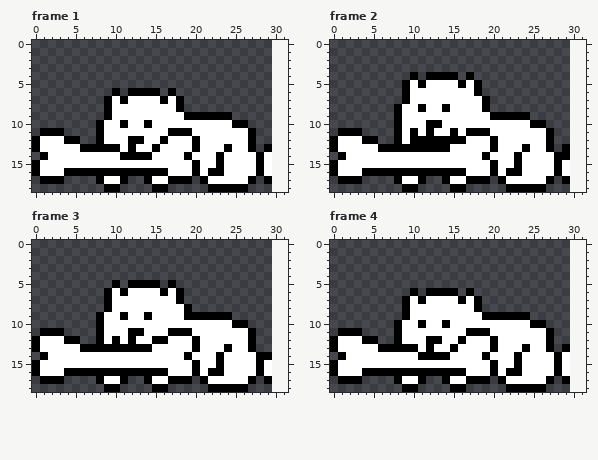
Two versions of one animated GIF sprite, emote/tobybone.gif. Above: the version before the commit.
The file is 62x62 pixels, drawn in blocks of 2x2; one block is one cell here. Shown: frame 1, frame 2, frame 3, frame 4. The old version is drawn lined up with the new one, on the new canvas. The commit also changed other frames, which this record leaves out.
The same view after the edit:
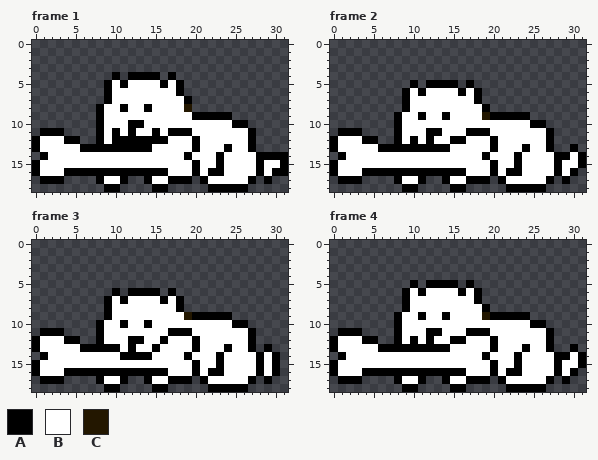
Palette (. is transparent): A #000000  B #ffffff  C #231700
The exact change:
canvas 31x31 -> 32x19, the old top-left corner now at -1,-12 (the part of the old canvas that was cut away was empty and is not shown)
Frame 1:
There is now colour A in row 4 at x 10, 12 to 15 and 17; in row 5 at x 9, 11, 16 and 18; in row 6 at x 9 and 18; in row 7 at x 19; in rows 8 to 9 at x 8; in row 14 at x 30 to 31.
There is now colour A in row 15 at x 31; in row 16 at x 30 to 31.
The edit turns colour B into colour A in row 8 at x 11 and 14; in row 10 at x 12 to 13; in row 11 at x 10, 12 and 15; in row 12 at x 10 to 11 and 14 to 15; in row 13 at x 11 and 13 to 14; in row 14 at x 29.
There is now colour B in row 5 at x 10, 12 to 15 and 17; in row 6 at x 11 and 16; in row 15 at x 30.
The edit turns colour A into colour B in row 6 at x 10, 12 to 15 and 17; in row 7 at x 11, 16 and 18; in row 8 at x 9 and 18; in row 9 at x 9 and 19; in row 10 at x 11 and 14; in row 13 at x 15.
The edit turns colour A into colour B in row 14 at x 11 to 14.
There is now colour C in row 8 at x 19.
The edit erases colour A in row 13 at x 29.
Frame 2:
There is now colour A in row 13 at x 30; in rows 14 to 15 at x 31; in row 16 at x 30.
The edit turns colour B into colour A in row 5 at x 10, 12 to 15 and 17; in row 6 at x 11 and 16; in row 7 at x 18; in row 8 at x 9; in row 9 at x 11 and 14; in row 11 at x 13.
There is now colour B in rows 14 to 15 at x 30.
The edit turns colour A into colour B in row 8 at x 11 and 14; in row 10 at x 12 to 13; in row 11 at x 10 and 15; in row 12 at x 11 and 13 to 14.
The edit turns colour B into colour C in row 9 at x 19.
The edit erases colour A in row 4 at x 10, 12 to 15 and 17; in row 5 at x 9, 11, 16 and 18; in row 7 at x 19; in row 8 at x 8; in row 13 at x 29.
Frame 3:
There is now colour A in row 13 at x 29; in rows 14 to 16 at x 30.
The edit turns colour B into colour A in row 6 at x 10, 12 to 15 and 17; in row 7 at x 11 and 16; in row 8 at x 18; in row 9 at x 9; in row 10 at x 11 and 14; in row 12 at x 13.
The edit turns colour B into colour A in row 13 at x 15; in row 14 at x 11 to 14.
The edit turns colour A into colour B in row 9 at x 11 and 14; in row 11 at x 12 to 13; in row 12 at x 10 and 15; in row 13 at x 11 and 13 to 14; in row 14 at x 29.
The edit turns colour A into colour C in row 9 at x 19.
The edit erases colour A in row 5 at x 10, 12 to 15 and 17; in row 6 at x 9, 11, 16 and 18; in row 8 at x 19; in row 9 at x 8.
Frame 4:
There is now colour A in row 5 at x 10, 12 to 15 and 17; in row 6 at x 9, 11, 16 and 18; in row 8 at x 19; in row 9 at x 8; in row 13 at x 30; in rows 14 to 15 at x 31.
There is now colour A in row 16 at x 30.
The edit turns colour B into colour A in row 9 at x 11 and 14; in row 11 at x 12 to 13; in row 12 at x 10 and 15; in row 13 at x 11 and 13 to 14; in row 14 at x 29.
There is now colour B in rows 14 to 15 at x 30.
The edit turns colour A into colour B in row 6 at x 10, 12 to 15 and 17; in row 7 at x 11 and 16; in row 8 at x 18; in row 9 at x 9; in row 10 at x 11 and 14; in row 12 at x 13.
The edit turns colour A into colour B in row 13 at x 15; in row 14 at x 11 to 14.
The edit turns colour A into colour C in row 9 at x 19.
The edit erases colour A in row 13 at x 29.
Where, in picture pixels (left, top, right, bottom), the same in both pictures:
changed: (96, 72, 192, 160)
changed: (264, 144, 288, 176)
changed: (394, 72, 490, 144)
changed: (562, 144, 586, 176)
changed: (96, 280, 192, 360)
changed: (264, 344, 280, 376)
changed: (394, 280, 490, 360)
changed: (562, 344, 586, 376)
